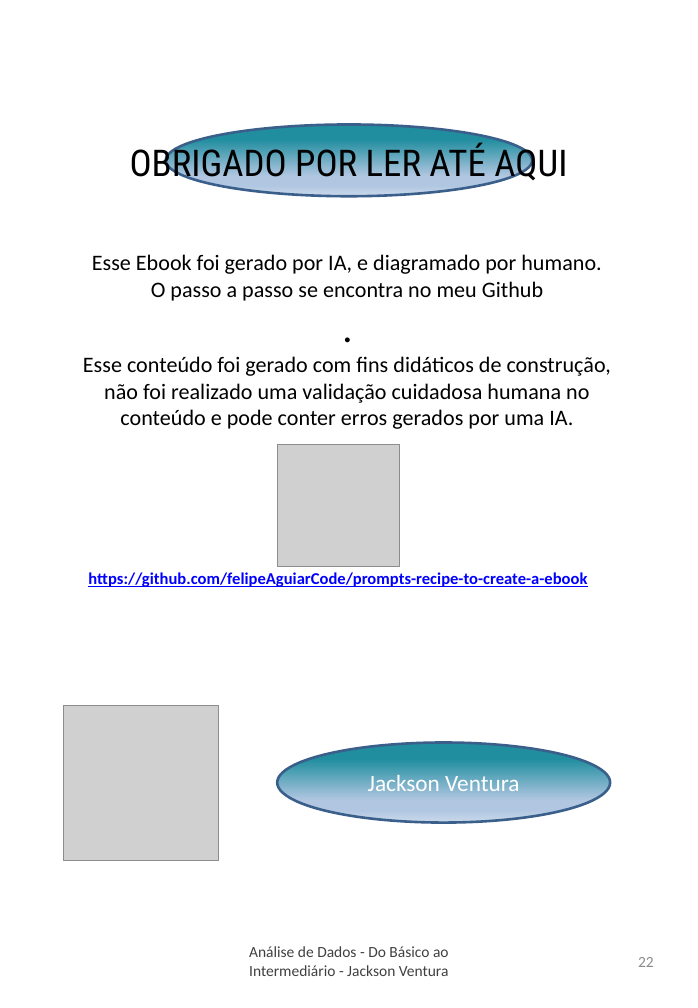
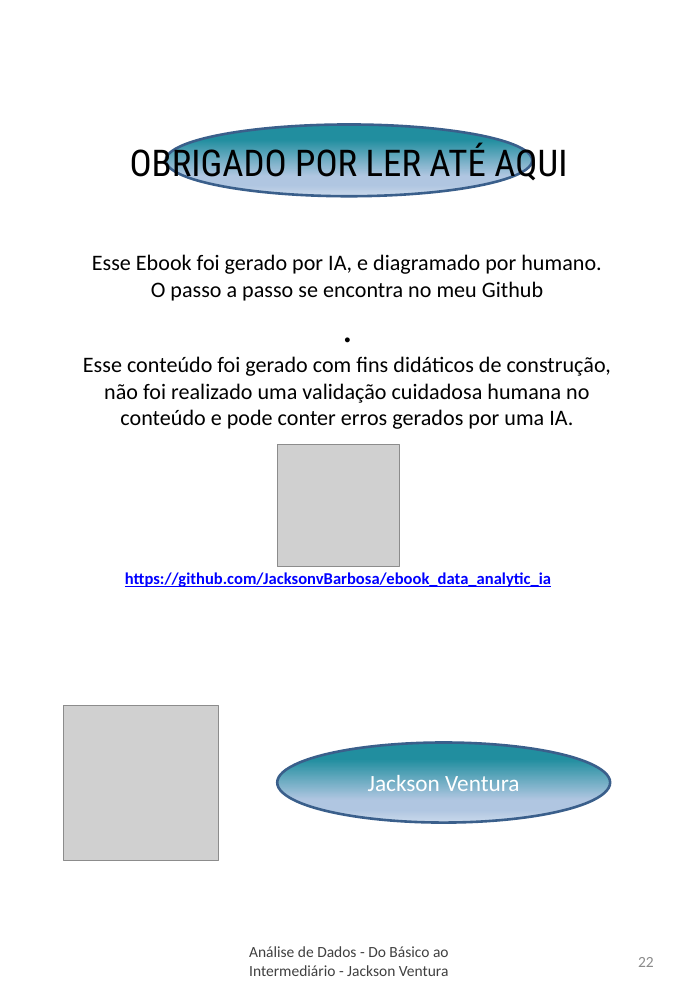
Before and after one commit to JacksonvBarbosa/ebook_data_analytic_ia, a slide deck: slide 22 of outputs/data_analytics.pptx. Drawn at 698x1008 pixels with LibreOffice and Linux fonts; fonts in the diff are those of the drawing; grey boxes stand for pictures. Boxes give left, top, right and bottom in pixels: in the first picture for what was removed or moved away, otherwise in the second. Text is boxed around its words. In the diff, an @@ line names an element or a change of style, - is before the commit and + after.

```diff
--- a/outputs/data_analytics.pptx
+++ b/outputs/data_analytics.pptx
@@ text at (x1=125, y1=572, x2=551, y2=587): text changed @@
-https://github.com/felipeAguiarCode/prompts-recipe-to-create-a-ebook
+https://github.com/JacksonvBarbosa/ebook_data_analytic_ia
```
Also in this commit, not shown: 1 other file.
